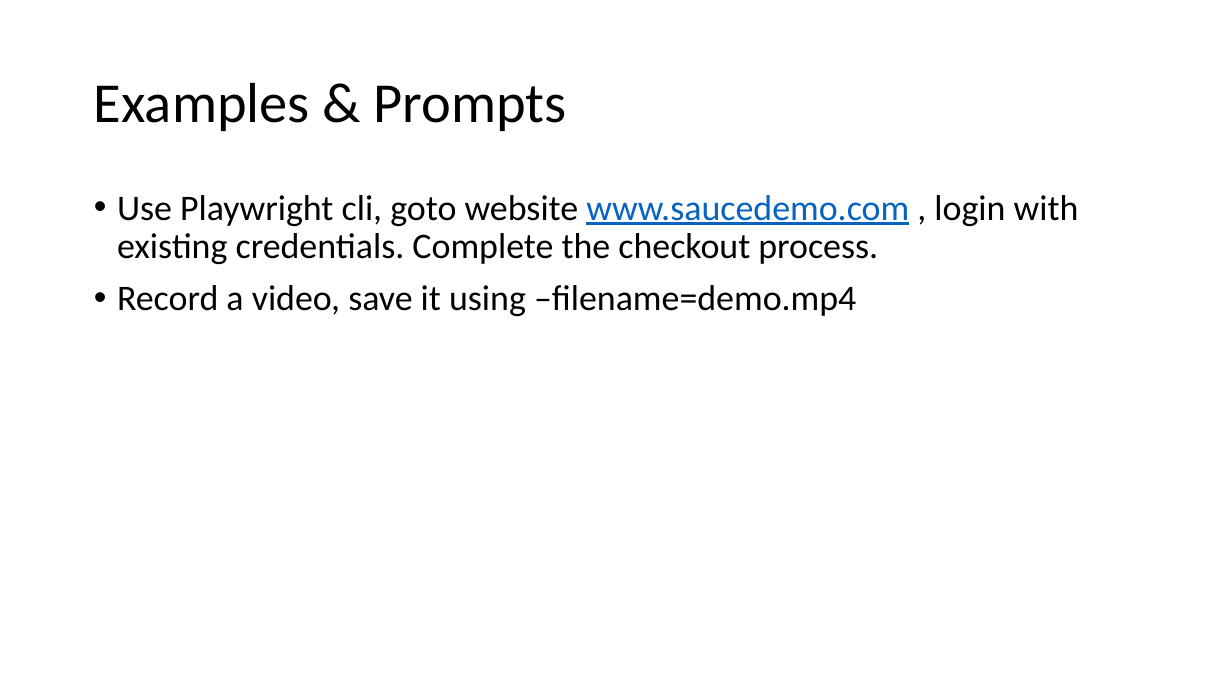
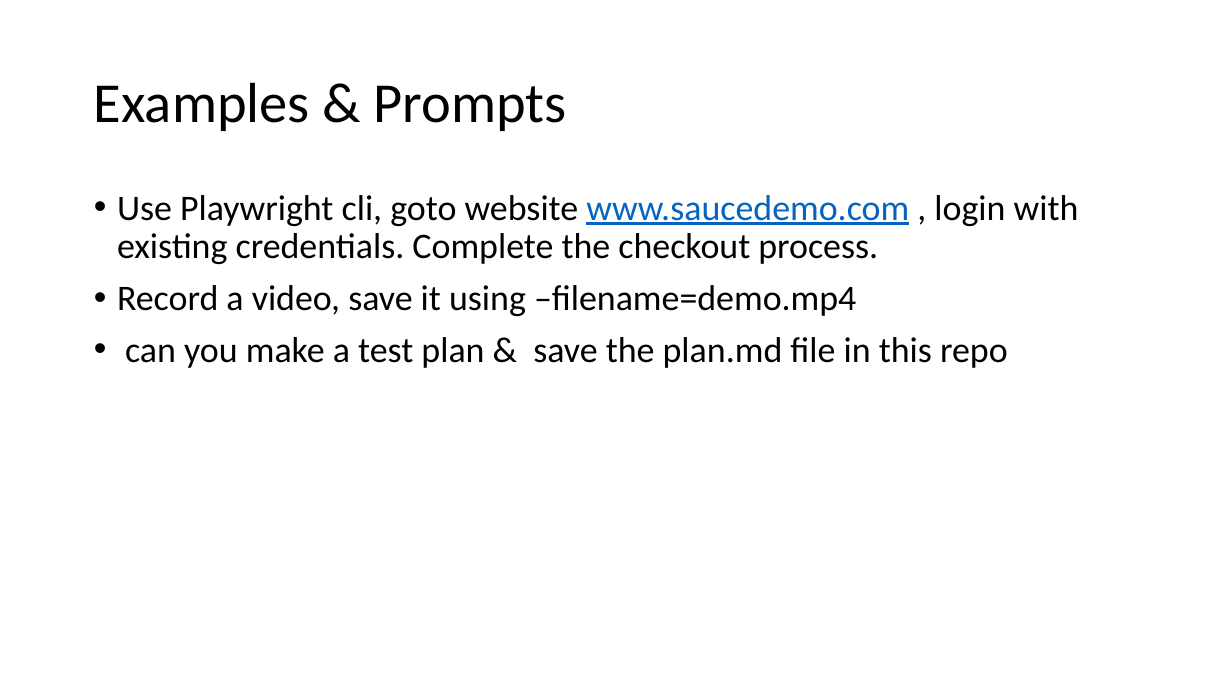
Before and after one commit to rohan12patil/AIQA, a slide deck: slide 7 of presentation/Playwright_CLI.pptx (slide 6 before the commit). Drawn at 1232x693 pixels with LibreOffice and Linux fonts; fonts in the diff are those of the drawing. Boxes give left, top, right and bottom in pixels: in the first picture for what was removed or moved away, otherwise in the second. Text is boxed around its words. In the diff, an @@ line names an element or a change of style, - is before the commit and + after.

Commit message:
PW-CLI: created test files from testcase scenarios

```diff
--- a/presentation/Playwright_CLI.pptx
+++ b/presentation/Playwright_CLI.pptx
@@ text at box(125, 337, 1008, 368): paragraph added @@
+• can you make a test plan & save the plan.md file in this repo
```
Also in this commit, not shown: 5 slides added, 4 other files.
